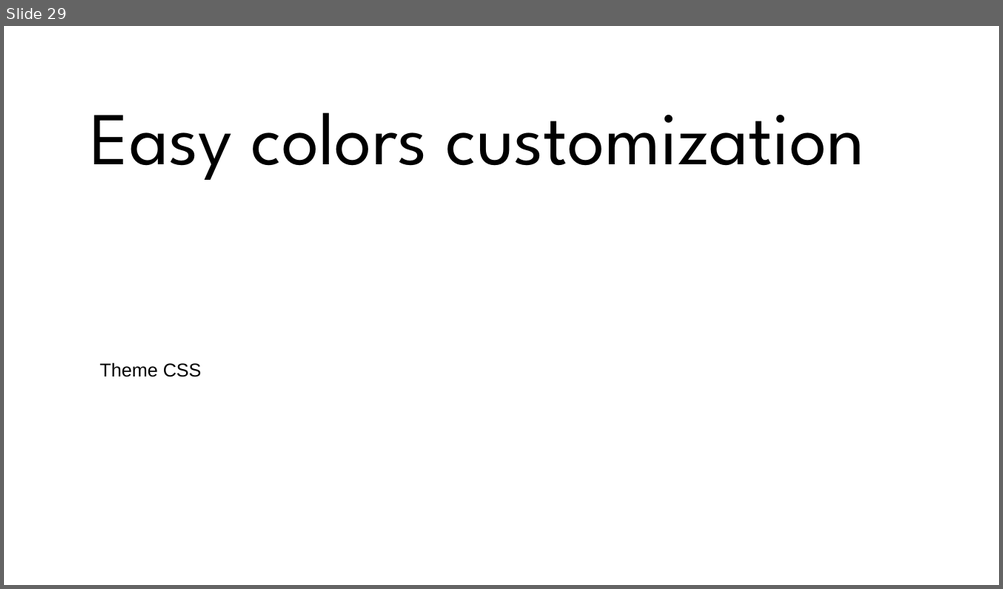
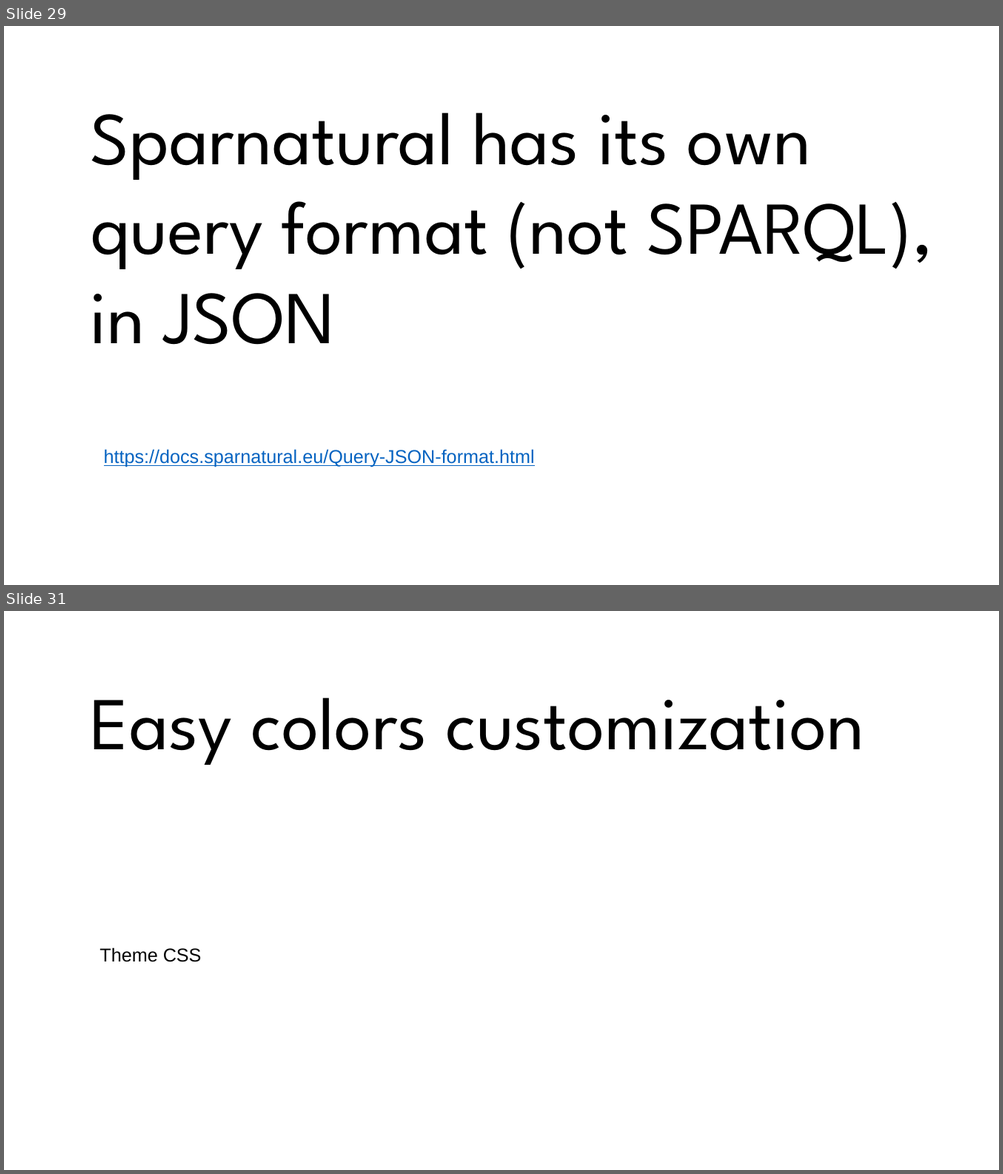
Before and after one commit to sparna-git/Sparnatural, a slide deck: docs/sparnatural-presentation.pptx. Shown one above the other, each under a label of ours: slide 29 before the commit, slides 29 and 31 after it; the slides between them are not shown. The pictures are 1003x589 and 1003x1174 pixels, drawn with LibreOffice and Linux fonts; fonts in the diff are those of the drawing. Boxes give left, top, right and bottom in pixels: in the first picture for what was removed or moved away, otherwise in the second. Text is boxed around its words. In the diff, an @@ line names an element or a change of style, - is before the commit and + after.

Commit message:
json schema openai tests

```diff
--- a/docs/sparnatural-presentation.pptx
+++ b/docs/sparnatural-presentation.pptx
@@ slide 29 added at [4,26,999,585], background #FFFFFF @@
@@ text added at [91,113,933,345], 72 pt, text #000000 @@
+Sparnatural has its own query format (not SPARQL), in JSON
@@ text added at [104,449,535,468], 18 pt, text #0563C1, underline @@
+https://docs.sparnatural.eu/Query-JSON-format.html
@@ what was slide 29 is now slide 31 @@
```
Also in this commit, not shown: 1 other slide added, 3 other files.
